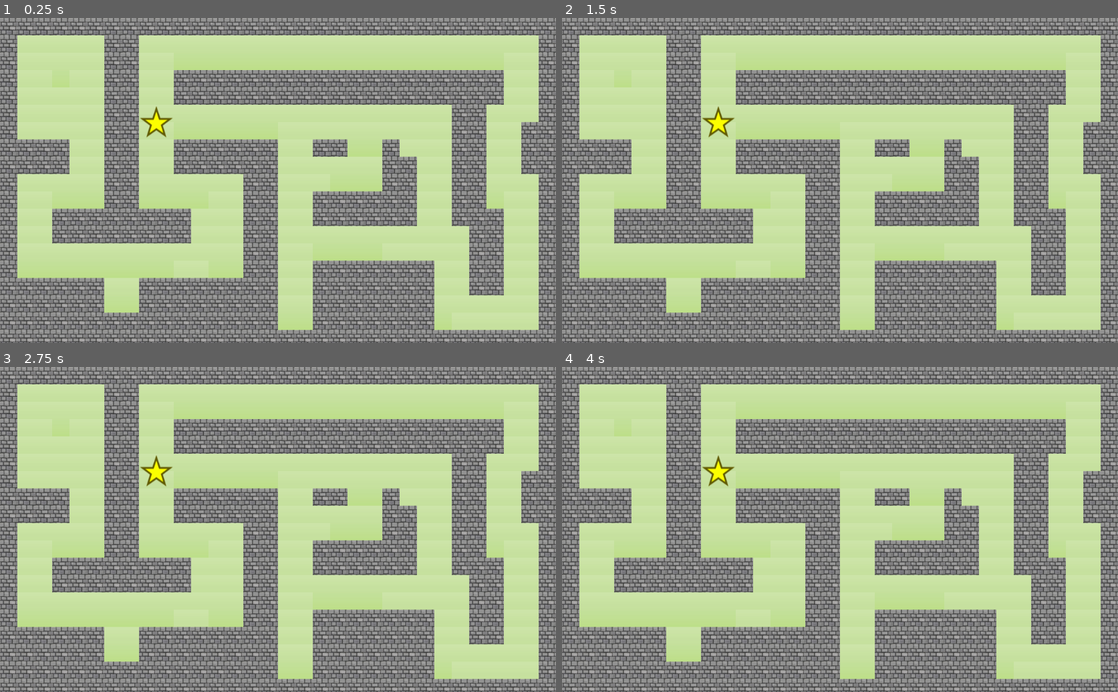
Above: before the commit, frames 1-4 (two rows, left to right).
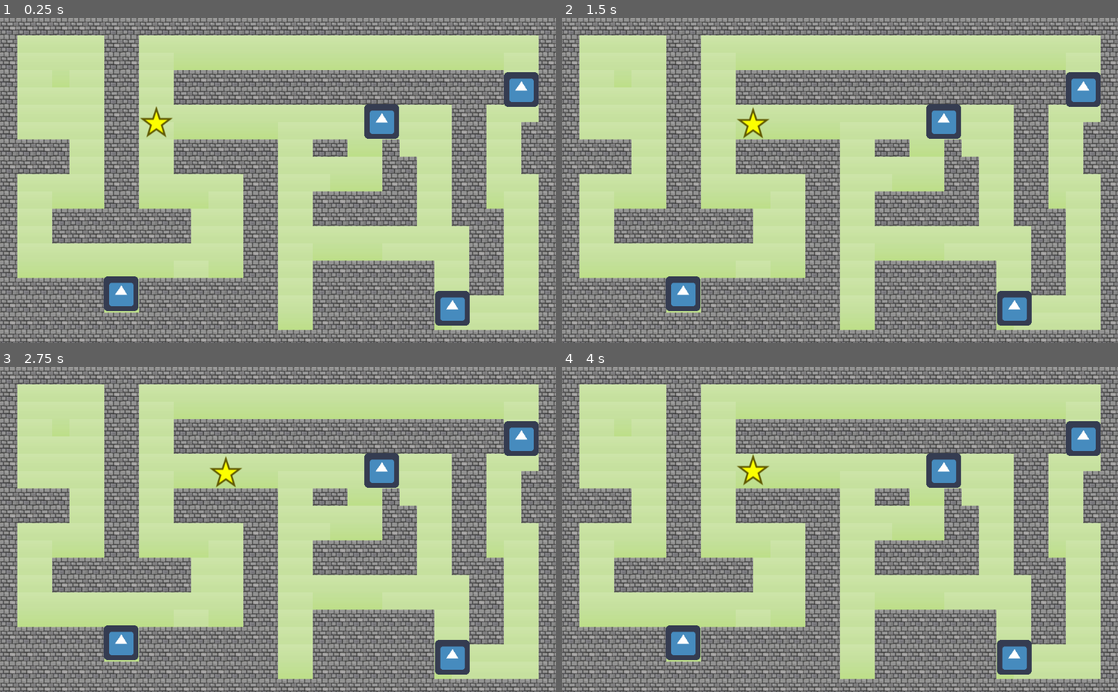
Above: after the commit, the same moments.

Repository: rakso-dev/ia-godot-proyecto-final
Game: Godot game, scene res://noc.tscn
Same seed, same stepped clock (60 frames per second), same inputs: the game is played once before the commit and once after it. The engine's default icon, where the game draws it, is replaced by a stand-in: a white triangle on a blue panel in a dark square.
Inputs:
- Up to frame 1 (0.25 s): no input
- Up to frame 2 (1.5 s): tap Enter at 0.5 s; hold Right (ui_right) 0.53-1.28 s; tap Space at 1.25 s; hold Down (ui_down) from 1.28 s (still down)
- Up to frame 3 (2.75 s): tap Enter at 2 s; release Down (ui_down) at 2.03 s; hold Right (ui_right) from 2.03 s (still down)
- Up to frame 4 (4 s): tap Space at 2.75 s; release Right (ui_right) at 2.78 s; hold Up (ui_up) 2.78-3.53 s; tap Enter at 3.5 s; hold Left (ui_left) from 3.53 s (still down)

The runs differ from the first frame. In frame 1, 2.6% of the frame differs, in the area x 18-97%, y 16-95%; in frame 2, 3.1%; in frame 3, 3.1%; in frame 4, 3.1%.

Commit message:
worked on BFS algorythm

Diff:
--- a/final/BFS.gd
+++ b/final/BFS.gd
@@ -1,90 +1,127 @@
 extends Node2D
 
-onready var map = $"../TileMap"
-onready var player = $"../Player"
-onready var bot = $"Bot-BFS"
-var mov = Vector2()
-var route = []
-var checked = {}
-var queue = []
-var speed = 0.5
-const MAX  = 5000
-# Declare member variables here. Examples:
-# var a = 2
-# var b = "text"
+#onready var map = $"../TileMap"
+#onready var player = $"../Player"
+#onready var bot = $"Bot-BFS"
+#var mov = Vector2()
+#var route = []
+#var checked = {}
+#var queue = []
+#var speed = 0.5
+#const MAX  = 5000
+## Declare member variables here. Examples:
+## var a = 2
+## var b = "text"
+#
+#
+## Called when the node enters the scene tree for the first time.
+#func _ready():
+#	pass # Replace with function body.
+#
+#
+## Called every frame. 'delta' is the elapsed time since the previous frame.
+func _process(delta):
+	$"Bot-BFS".dest = 0
+	#pendent var way = BFSTree.RecorreNiveles(BFSTree.new())
+	pass
+#	var map_pos
+#	#Getting current position
+#	map_pos = map.world_to_map(bot.global_position)
+#	var bot_pos = {"x": int(round(map_pos.x)), "y": int(round(map_pos.y))}
+#	#Getting goal position
+#	map_pos = map.world_to_map(player.global_position)
+#	var player_pos = {"x": int(round(map_pos.x)), "y": int(round(map_pos.y))}
+#
+#	route = []
+#	route = bfs(bot_pos, player_pos)
+#	position = bot.global_position
+#
+#	print(route)
+#
+#	if route.size() > 0:
+#		var goal = map.map_to_world(Vector2(route[0].x, route[0].y) + Vector2(32, 32))
+#		self.global_position = lerp(position, goal, delta/speed)
+#
+#func validate_pos(tile):
+#	var cell_id = map.get_cell(tile.x, tile.y)
+#	if cell_id == 5:
+#		return cell_id
+#func is_goal(curr_pos, last_pos, goal):
+#	if !validate_pos(curr_pos):
+#		return false
+#	if str(curr_pos) in checked:
+#		return false
+#
+#	checked[str(curr_pos)] = last_pos
+#
+#	if curr_pos.x == goal.x and curr_pos.y == goal.y:
+#		return true
+#
+#	queue.push_back({"current": {"x": curr_pos.x, "y": curr_pos.y + 1}, "last": curr_pos})
+#	queue.push_back({"current": {"x": curr_pos.x + 1, "y": curr_pos.y}, "last": curr_pos})
+#	queue.push_back({"current": {"x": curr_pos.x, "y": curr_pos.y - 1}, "last": curr_pos})
+#	queue.push_back({"current": {"x": curr_pos.x - 1, "y": curr_pos.y}, "last": curr_pos})
+#
+#func bfs(start, goal):
+#	if !validate_pos(goal):
+#		return []
+#	queue = []
+#	checked = {}
+#	queue.push_back({"current": start, "last": null})
+#
+#	var it = 0
+#
+#	while queue.size() > 0:
+#		var tile_pos = queue.pop_front()
+#		if is_goal(tile_pos.current, tile_pos.last, goal):
+#			break
+#
+#		it += 1
+#
+#		if it > MAX:
+#			return []
+#
+#		var way = []
+#		var curr_pos = goal
+#
+#		while str(curr_pos) in checked and checked[str(curr_pos)] != null:
+#			if curr_pos != null:
+#				way.append(curr_pos)
+#			curr_pos = checked[str(curr_pos)]
+#
+#		way.invert()
+#		return way
 
+class BFSTree:
+	var checked
+	var graph
+	var src
+	var goal
+	var parent
 
-# Called when the node enters the scene tree for the first time.
-func _ready():
-	pass # Replace with function body.
+	func _init(src, goal, graph, parent, checked):
+		self.src = src
+		self.goal = goal
+		self.graph = graph
+		self.parent = parent
+		self.checked = checked
 
+	static func RecorreNiveles(currentLevel, visitados):
+		var nextLevel = []
+		var resp = null
+		for item in currentLevel:
+			resp = item.expande(nextLevel)
+			if resp != null:
+				return resp
+		return RecorreNiveles(nextLevel, visitados)
 
-# Called every frame. 'delta' is the elapsed time since the previous frame.
-func _process(delta):
-	var map_pos
-	#Getting current position
-	map_pos = map.world_to_map(bot.global_position)
-	var bot_pos = {"x": int(round(map_pos.x)), "y": int(round(map_pos.y))}
-	#Getting goal position
-	map_pos = map.world_to_map(player.global_position)
-	var player_pos = {"x": int(round(map_pos.x)), "y": int(round(map_pos.y))}
+	func expand(new_parent):
+		if self.src == goal:
+			return self
 
-	route = []
-	route = bfs(bot_pos, player_pos)
-	position = bot.global_position
+		self.checked.append(self)
 
-	if route.size() > 0:
-		var goal = map.map_to_world(Vector2(route[0].x, route[0].y) + Vector2(32, 32))
-		self.global_position = lerp(position, goal, delta/speed)
-
-	pass
-
-func validate_pos(tile):
-	var cell_id = map.get_cell(tile.x, tile.y)
-	if cell_id == 5:
-		return cell_id
-func is_goal(curr_pos, last_pos, goal):
-	if !validate_pos(curr_pos):
-		return false
-	if str(curr_pos) in checked:
-		return false
-
-	checked[str(curr_pos)] = last_pos
-
-	if curr_pos.x == goal.x and curr_pos.y == goal.y:
-		return true
-
-	queue.push_back({"current": {"x": curr_pos.x, "y": curr_pos.y + 1}, "last": curr_pos})
-	queue.push_back({"current": {"x": curr_pos.x + 1, "y": curr_pos.y}, "last": curr_pos})
-	queue.push_back({"current": {"x": curr_pos.x, "y": curr_pos.y - 1}, "last": curr_pos})
-	queue.push_back({"current": {"x": curr_pos.x - 1, "y": curr_pos.y}, "last": curr_pos})
-
-func bfs(start, goal):
-	if !validate_pos(goal):
-		return []
-	queue = []
-	checked = {}
-	queue.push_back({"current": start, "last": null})
-
-	var it = 0
-
-	while queue.size() > 0:
-		var tile_pos = queue.pop_front()
-		if is_goal(tile_pos.current, tile_pos.last, goal):
-			break
-
-		it += 1
-
-		if it > MAX:
-			return []
-
-		var way = []
-		var curr_pos = goal
-
-		while str(curr_pos) in checked and checked[str(curr_pos)] != null:
-			if curr_pos != null:
-				way.append(curr_pos)
-			curr_pos = checked[str(curr_pos)]
-
-		way.invert()
-		return way
+		for source in self.graph[self.src]:
+			if not (source in checked):
+				new_parent.append(BFSTree.new(source, self.goal, self, self.graph, checked))
+		return null
--- a/final/Bot-BFS.gd
+++ b/final/Bot-BFS.gd
@@ -1,8 +1,8 @@
 extends KinematicBody2D
-var speed = 10
-
+var speed = 100
+var dest = null
 # Called every frame. 'delta' is the elapsed time since the previous frame.
-func _physics_process(delta):
+func process(delta):
 	var mov = Vector2()
-	mov = mov.normalized()
-	mov = move_and_slide(mov * speed)
+	#mov = mov.normalized()
+	mov = move_and_collide(mov * speed)
--- a/final/Player.gd
+++ b/final/Player.gd
@@ -7,16 +7,16 @@
 func _process(delta):
 	mov.x = 0
 	mov.y = 0
-	if Input.action_press("ui_right"):
+	if Input.is_action_just_pressed("ui_right"):
 		mov.x = speed
 		mov.y = 0
-	if Input.action_press("ui_down"):
+	if Input.is_action_just_pressed("ui_down"):
 		mov.y = speed
 		mov.x = 0
-	if Input.action_press("ui_left"):
+	if Input.is_action_just_pressed("ui_left"):
 		mov.x = -1 * speed
 		mov.y = 0
-	if Input.action_press("ui_up"):
+	if Input.is_action_just_pressed("ui_up"):
 		mov.y = -1 * speed
 		mov.x = 0
 	move_and_collide(mov)
--- /dev/null
+++ b/final/noc.gd
@@ -0,0 +1,16 @@
+extends Node2D
+
+
+# Declare member variables here. Examples:
+# var a = 2
+# var b = "text"
+
+
+# Called when the node enters the scene tree for the first time.
+func _ready():
+	pass # Replace with function body.
+
+
+# Called every frame. 'delta' is the elapsed time since the previous frame.
+#func _process(delta):
+#	pass
--- a/final/noc.tscn
+++ b/final/noc.tscn
@@ -7,6 +7,9 @@
 [ext_resource path="res://Player.gd" type="Script" id=5]
 [ext_resource path="res://TileMap.gd" type="Script" id=6]
 [ext_resource path="res://BFS.gd" type="Script" id=7]
+[ext_resource path="res://noc.gd" type="Script" id=8]
+
+[sub_resource type="RectangleShape2D" id=4]
 
 [sub_resource type="RectangleShape2D" id=5]
 
@@ -16,9 +19,8 @@
 
 [sub_resource type="RectangleShape2D" id=6]
 
-[sub_resource type="RectangleShape2D" id=4]
-
 [node name="Node2D" type="Node2D"]
+script = ExtResource( 8 )
 
 [node name="TileMap" type="TileMap" parent="."]
 tile_set = ExtResource( 1 )
@@ -27,6 +29,23 @@
 format = 1
 tile_data = PoolIntArray( 0, 0, 0, 1, 0, 0, 2, 0, 0, 3, 0, 0, 4, 0, 0, 5, 0, 0, 6, 0, 0, 7, 0, 0, 8, 0, 0, 9, 0, 0, 10, …(6715 unchanged characters)…
 script = ExtResource( 6 )
+
+[node name="NodeBFS" type="Node2D" parent="."]
+position = Vector2( 960, 132 )
+script = ExtResource( 7 )
+__meta__ = {
+"_edit_group_": true
+}
+
+[node name="Bot-BFS" type="KinematicBody2D" parent="NodeBFS"]
+script = ExtResource( 4 )
+
+[node name="Sprite" type="Sprite" parent="NodeBFS/Bot-BFS"]
+texture = ExtResource( 2 )
+
+[node name="CollisionShape2D" type="CollisionShape2D" parent="NodeBFS/Bot-BFS"]
+scale = Vector2( 3, 3 )
+shape = SubResource( 4 )
 
 [node name="Player" type="KinematicBody2D" parent="."]
 position = Vector2( 288, 192 )
@@ -43,7 +62,6 @@
 shape = SubResource( 5 )
 
 [node name="Bot-AS" type="KinematicBody2D" parent="."]
-visible = false
 position = Vector2( 833, 536 )
 __meta__ = {
 "_edit_group_": true
@@ -57,7 +75,6 @@
 shape = SubResource( 2 )
 
 [node name="Bot-Greedy" type="KinematicBody2D" parent="."]
-visible = false
 position = Vector2( 223, 509 )
 __meta__ = {
 "_edit_group_": true
@@ -71,7 +88,6 @@
 shape = SubResource( 3 )
 
 [node name="Bot-DFS" type="KinematicBody2D" parent="."]
-visible = false
 position = Vector2( 703, 191 )
 __meta__ = {
 "_edit_group_": true
@@ -83,20 +99,3 @@
 [node name="CollisionShape2D" type="CollisionShape2D" parent="Bot-DFS"]
 scale = Vector2( 3, 3 )
 shape = SubResource( 6 )
-
-[node name="Node2D" type="Node2D" parent="."]
-script = ExtResource( 7 )
-
-[node name="Bot-BFS" type="KinematicBody2D" parent="Node2D"]
-position = Vector2( 960, 146 )
-script = ExtResource( 4 )
-__meta__ = {
-"_edit_group_": true
-}
-
-[node name="Sprite" type="Sprite" parent="Node2D/Bot-BFS"]
-texture = ExtResource( 2 )
-
-[node name="CollisionShape2D" type="CollisionShape2D" parent="Node2D/Bot-BFS"]
-scale = Vector2( 3, 3 )
-shape = SubResource( 4 )
Not shown: 1 places in final/noc.tscn that only renumber resources
